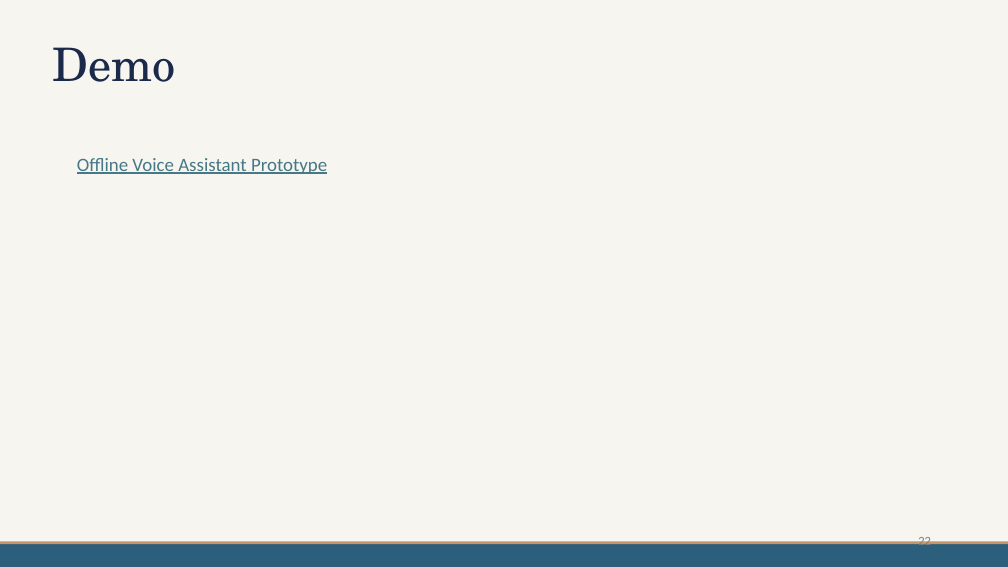
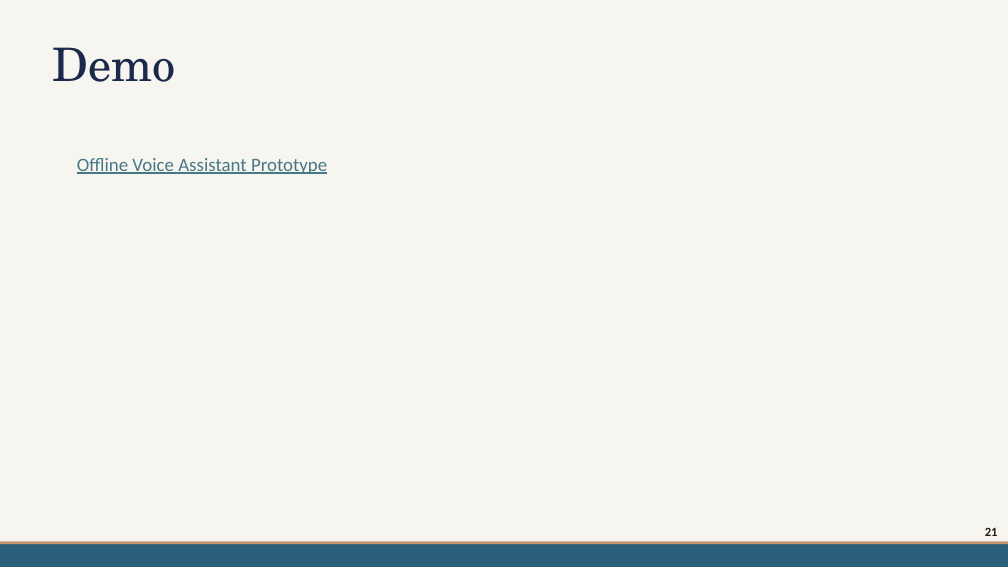
Before and after one commit to mdpw/msc-research, a slide deck: slide 21 of documents/Viva Presentation.pptx (slide 22 before the commit). Drawn at 1008x567 pixels with LibreOffice and Linux fonts; fonts in the diff are those of the drawing; background and template pictures are left out. Boxes give left, top, right and bottom in pixels: in the first picture for what was removed or moved away, otherwise in the second. Text is boxed around its words. In the diff, an @@ line names an element or a change of style, - is before the commit and + after.

```diff
--- a/documents/Viva Presentation.pptx
+++ b/documents/Viva Presentation.pptx
@@ page number removed at <box>918,535,931,549</box> @@
-22
@@ page number added at <box>985,527,998,536</box>, 12 pt, text #201C11, bold @@
+21
```
Also in this commit, not shown: 19 other slides changed, 1 slide removed.
